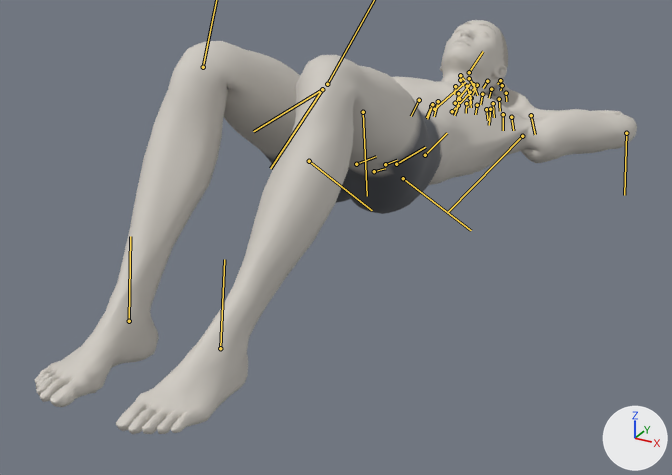
What one commit did to the glTF model exports/crunch.glb.
Rendered twice from a 50 mm camera at (0.865, -1.657, 0.823) aimed at (0.011, -0.104, 0.046). The lights are fixed; the arrows at lower right show +X, +Y and +Z. The first picture is the older version. Both versions are drawn at frame 95 of the action 'crunch'; the numbers are the values there. The bones that change, and the others that lie on the model, are drawn over the model as lines.
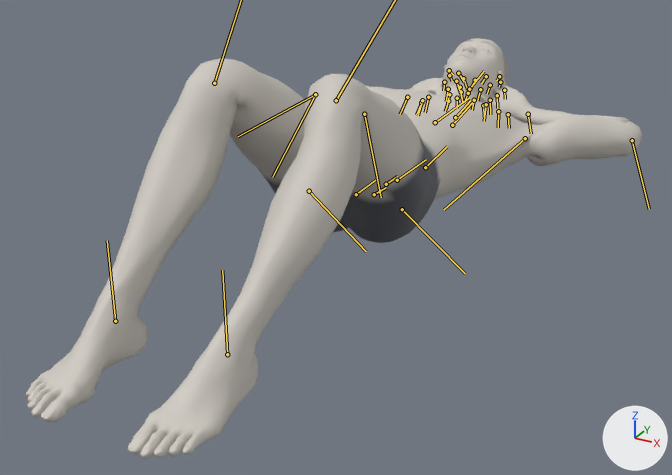
What the commit changed:
Bone 'pelvis' (bone_pelvis) moves from (-0.011, -0.806, 0.0) to (-0.01, -0.874, 0.0).
Bone 'pelvis' (bone_pelvis) turns from (0, 0, 96) to (0, 0, 88) degrees about its own x, y and z.
Bone 'spine_02' (bone_spine_02) turns from (0, 0, -5) to (0, 0, -2) degrees about its own x, y and z.
Bone 'spine_03' (bone_spine_03) turns from (0, 0, -5) to (0, 0, -2) degrees about its own x, y and z.
Bone 'spine_04' (bone_spine_04) turns from (0, 0, -10) to (0, 0, -6) degrees about its own x, y and z.
Bone 'clavicle_l' (bone_clavicle_l) turns from (2, 7, 0) to (4, -1, 0) degrees about its own x, y and z.
Bone 'upperarm_l' (bone_upperarm_l) turns from (25, -27, 134) to (40, -26, 122) degrees about its own x, y and z.
Bone 'lowerarm_l' (bone_lowerarm_l) turns from (-37, -70, 80) to (-66, -65, 119) degrees about its own x, y and z.
Bone 'hand_l' (bone_hand_l) turns from (-51, 35, 17) to (-53, 43, 4) degrees about its own x, y and z.
Bone 'clavicle_r' (bone_clavicle_r) turns from (-2, -7, 0) to (-4, 1, 0) degrees about its own x, y and z.
Bone 'upperarm_r' (bone_upperarm_r) turns from (-25, 27, 134) to (-40, 26, 122) degrees about its own x, y and z.
Bone 'lowerarm_r' (bone_lowerarm_r) turns from (37, 70, 80) to (66, 65, 119) degrees about its own x, y and z.
Bone 'hand_r' (bone_hand_r) turns from (51, -35, 17) to (53, -43, 4) degrees about its own x, y and z.
Bone 'neck_01' (bone_neck_01) turns from (0, 0, -7) to (0, 0, -5) degrees about its own x, y and z.
Bone 'thigh_l' (bone_thigh_l) turns from (-3, 1, 28) to (-3, 1, 42) degrees about its own x, y and z.
Bone 'calf_l' (bone_calf_l) turns from (-9, 5, -85) to (-7, 5, -84) degrees about its own x, y and z.
Bone 'foot_l' (bone_foot_l) turns from (10, 2, -31) to (7, 3, -47) degrees about its own x, y and z.
Bone 'thigh_r' (bone_thigh_r) turns from (3, -1, 28) to (3, -1, 42) degrees about its own x, y and z.
Bone 'calf_r' (bone_calf_r) turns from (9, -5, -85) to (7, -5, -84) degrees about its own x, y and z.
Bone 'foot_r' (bone_foot_r) turns from (-10, -2, -31) to (-7, -3, -47) degrees about its own x, y and z.

Boxes [x1, y1, x2, y2] around the edits, measured in the pictures (672 x 475 px):
'Mesh_0', posed
    before: [35, 20, 637, 434]
    after: [26, 38, 642, 459]
bone 'pelvis', root to tip
    before: (356, 164) to (376, 156)
    after: (356, 194) to (375, 180)
bone 'spine_02', root to tip
    before: (385, 164) to (397, 160)
    after: (386, 184) to (397, 176)
bone 'spine_03', root to tip
    before: (396, 164) to (425, 147)
    after: (397, 180) to (426, 159)
bone 'spine_04', root to tip
    before: (425, 155) to (447, 133)
    after: (425, 167) to (447, 146)
bone 'clavicle_l', root to tip
    before: (452, 111) to (478, 83)
    after: (452, 125) to (475, 99)
bone 'upperarm_l', root to tip
    before: (522, 136) to (448, 212)
    after: (525, 138) to (444, 209)
bone 'lowerarm_l', root to tip
    before: (626, 133) to (624, 195)
    after: (632, 140) to (649, 209)
bone 'hand_l', root to tip
    before: (531, 115) to (535, 134)
    after: (528, 114) to (531, 133)
bone 'clavicle_r', root to tip
    before: (434, 109) to (465, 82)
    after: (435, 122) to (469, 98)
bone 'upperarm_r', root to tip
    before: (363, 112) to (367, 196)
    after: (364, 114) to (381, 197)
bone 'lowerarm_r', root to tip
    before: (322, 89) to (253, 131)
    after: (315, 94) to (238, 136)
bone 'hand_r', root to tip
    before: (419, 100) to (411, 116)
    after: (407, 97) to (400, 114)
bone 'neck_01', root to tip
    before: (455, 103) to (470, 84)
    after: (455, 117) to (470, 100)
bone 'thigh_l', root to tip
    before: (403, 178) to (471, 230)
    after: (402, 209) to (465, 273)
bone 'foot_l', root to tip
    before: (220, 348) to (224, 259)
    after: (227, 354) to (222, 270)
bone 'thigh_r', root to tip
    before: (309, 161) to (372, 210)
    after: (309, 191) to (366, 251)
bone 'foot_r', root to tip
    before: (129, 321) to (130, 236)
    after: (115, 321) to (107, 240)
